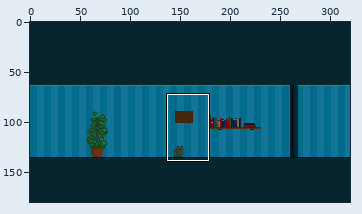
One commit to this sprite sheet: www/img/level0/frame-1-background.png. Above, an overview of the earlier version with the close-up marked.
Close-up. First the earlier version:
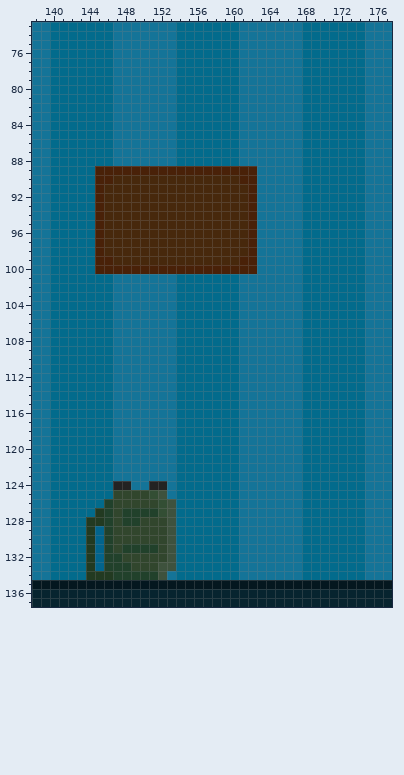
The file is 320x180 pixels. Colours within 5 levels of each other are drawn and written as one. Shown: x 138..177, y 73..137.
The result:
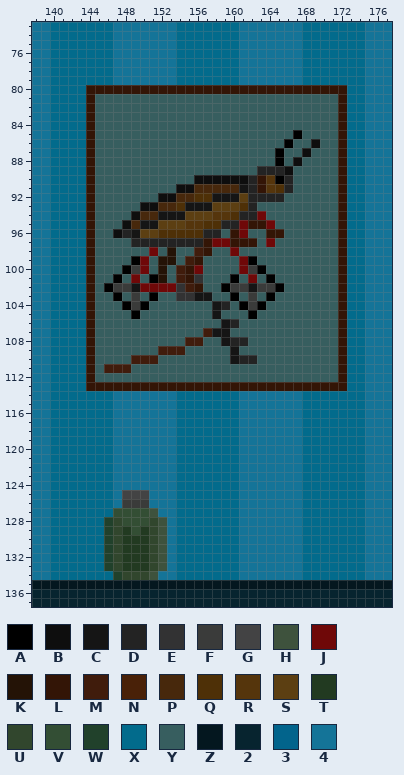
Palette (. is transparent): A #000000  B #0e0e0e  C #151515  D #232323  E #323233  F #3a3b3a  G #434344  H #3e523d  J #6f0808  K #241306  L #331506  M #401c0c  N #492108  P #47280c  Q #4e3007  R #55350c  S #5c3f12  T #223a21  U #31462d  V #334e34  W #21412b  X #026b8c  Y #375e5f  Z #04171f  2 #07242f  3 #02648c  4 #147498
From old to new:
y 80: x 144..172 XXX4444444XXXXXXX4444444XXXXX -> LLLLLLLLLLLLLLLLLLLLLLLLLLLLL
y 81..84: x 144..172 XXX4444444XXXXXXX4444444XXXXX -> LYYYYYYYYYYYYYYYYYYYYYYYYYYYL
y 85: x 144..172 XXX4444444XXXXXXX4444444XXXXX -> LYYYYYYYYYYYYYYYYYYYYYYAYYYYL
y 86: x 144..172 XXX4444444XXXXXXX4444444XXXXX -> LYYYYYYYYYYYYYYYYYYYYYAYYBYYL
y 87: x 144..172 XXX4444444XXXXXXX4444444XXXXX -> LYYYYYYYYYYYYYYYYYYYYAYYBYYYL
y 88: x 144..172 XXX4444444XXXXXXX4444444XXXXX -> LYYYYYYYYYYYYYYYYYYYYAYBYYYYL
y 89: x 144..172 XNNNNNNNNNNNNNNNNNN44444XXXXX -> LYYYYYYYYYYYYYYYYYYDDDBYYYYYL
y 90: x 144..172 XNNPPPPPPPPPPPPPPNN44444XXXXX -> LYYYYYYYYYYYBBBBBBDLRADYYYYYL
y 91: x 144..155 XNPPPPPPPPPP -> LYYYYYYYYYBB; x 161..172 PN44444XXXXX -> CDLRQDYYYYYL
y 92: x 144..153 XNPPPPPPPP -> LYYYYYYYBB; x 156..172 PPPPPPN44444XXXXX -> QQCCCSDDDDYYYYYYL
y 93: x 144..151 XNPPPPPP -> LYYYYYBB; x 154..172 PPPPPPPPN44444XXXXX -> QCCCSSSQDYYYYYYYYYL
y 94: x 144..149 XNPPPP -> LYYYYB; x 152..172 PPPPPPPPPPN44444XXXXX -> CCCSSSRRQDDJYYYYYYYYL
y 95: x 144..148 XNPPP -> LYYYB; x 150..172 PPPPPPPPPPPPN44444XXXXX -> CCSSSRRQQDDJLLJYYYYYYYL
y 96: x 144..172 XNPPPPPPPPPPPPPPPPN44444XXXXX -> LYYBDCSSQQQQQDDYLJYYLLYYYYYYL
y 97: x 144..172 XNPPPPPPPPPPPPPPPPN44444XXXXX -> LYYYYDDDDDDDDLJJLLLYJYYYYYYYL
y 98: x 144..172 XNPPPPPPPPPPPPPPPPN44444XXXXX -> LYYYYYYJYKYYMLYYJYYYYYYYYYYYL
y 99: x 144..172 XNNPPPPPPPPPPPPPPNN44444XXXXX -> LYYYYAJYKKYMLYYYYJAYYYYYYYYYL
y 100: x 144..172 XNNNNNNNNNNNNNNNNNN44444XXXXX -> LYYYAFJYKYMLJYYYYJFAYYYYYYYYL
y 101: x 144..172 XXX4444444XXXXXXX4444444XXXXX -> LYYAYJYAKYMLEYYYAYJYAYYYYYYYL
y 102: x 144..172 XXX4444444XXXXXXX4444444XXXXX -> LYAFFCJJJJEMLYYAFFCFFAYYYYYYL
y 103: x 144..172 XXX4444444XXXXXXX4444444XXXXX -> LYYAYFYAYYEECCYYAYFYAYYYYYYYL
y 104: x 144..172 XXX4444444XXXXXXX4444444XXXXX -> LYYYAFAYYYYYYYCDYAFAYYYYYYYYL
y 105: x 144..172 XXX4444444XXXXXXX4444444XXXXX -> LYYYYAYYYYYYYYCYYYAYYYYYYYYYL
y 106: x 144..172 XXX4444444XXXXXXX4444444XXXXX -> LYYYYYYYYYYYYYYCDYYYYYYYYYYYL
y 107: x 144..172 XXX4444444XXXXXXX4444444XXXXX -> LYYYYYYYYYYYYMCCYYYYYYYYYYYYL
y 108: x 144..172 XXX4444444XXXXXXX4444444XXXXX -> LYYYYYYYYYYMMYYCDDYYYYYYYYYYL
y 109: x 144..172 XXX4444444XXXXXXX4444444XXXXX -> LYYYYYYYMMMYYYYYCYYYYYYYYYYYL
y 110: x 144..172 XXX4444444XXXXXXX4444444XXXXX -> LYYYYMMMYYYYYYYYCDDYYYYYYYYYL
y 111: x 144..172 XXX4444444XXXXXXX4444444XXXXX -> LYMMMYYYYYYYYYYYYYYYYYYYYYYYL
y 112: x 144..172 XXX4444444XXXXXXX4444444XXXXX -> LYYYYYYYYYYYYYYYYYYYYYYYYYYYL
y 113: x 144..172 XXX4444444XXXXXXX4444444XXXXX -> LLLLLLLLLLLLLLLLLLLLLLLLLLLLL
y 124: x 147..148 DD -> 44; x 151..152 DD -> 44
y 125: x 147..152 UUUUVH -> 4GGG44
y 126: x 146..153 WUUUUUVH -> X4FFF444
y 127: x 145..153 TWUWWWWVH -> XXVVVVH44
y 128: x 144..145 TT -> XX; x 148..150 WWU -> VVV; x 152..153 UH -> H4
y 129: x 144..145 T3 -> XX; x 148..150 UUU -> TVT; x 152..153 UH -> H4
y 130: x 144..145 T3 -> XX; x 148..150 UUU -> TTT; x 152..153 UH -> H4
y 131: x 144..145 T3 -> XX; x 148..153 WWWWUH -> TTTUH4
y 132: x 144..145 T3 -> XX; x 147..150 WUUU -> UTTT; x 152..153 UH -> H4
y 133: x 144..145 T3 -> XX; x 147..150 WWUU -> UTTT; x 153 H -> 4
y 134: x 144..146 TTT -> XXX; x 148..152 WWWWH -> UUUH4
